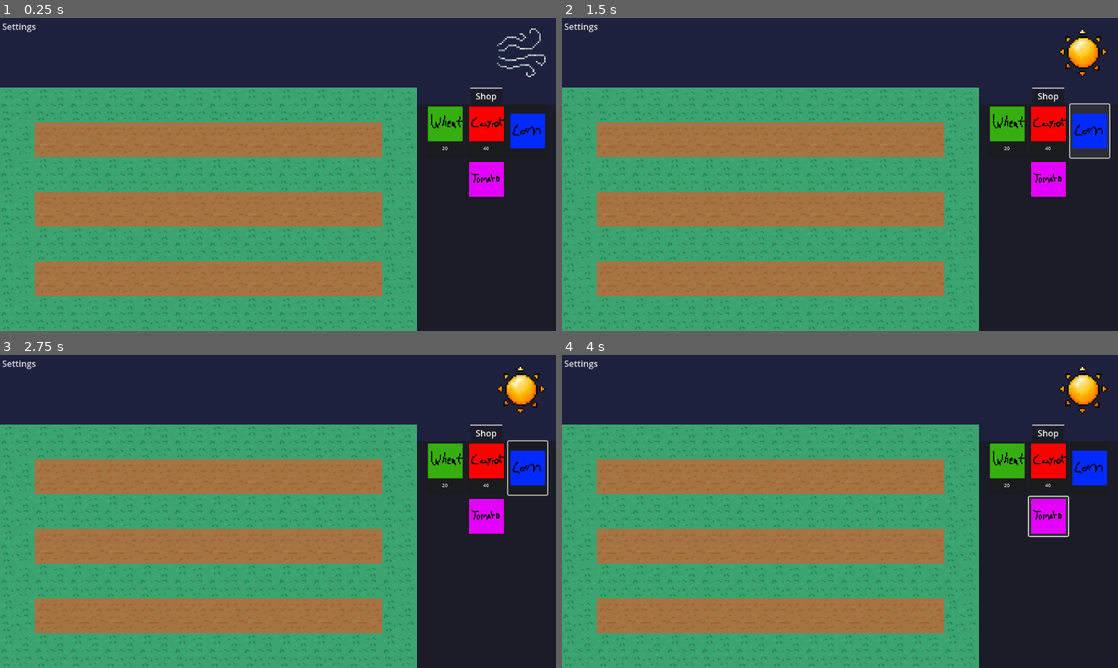
Above: before the commit, frames 1-4 (two rows, left to right).
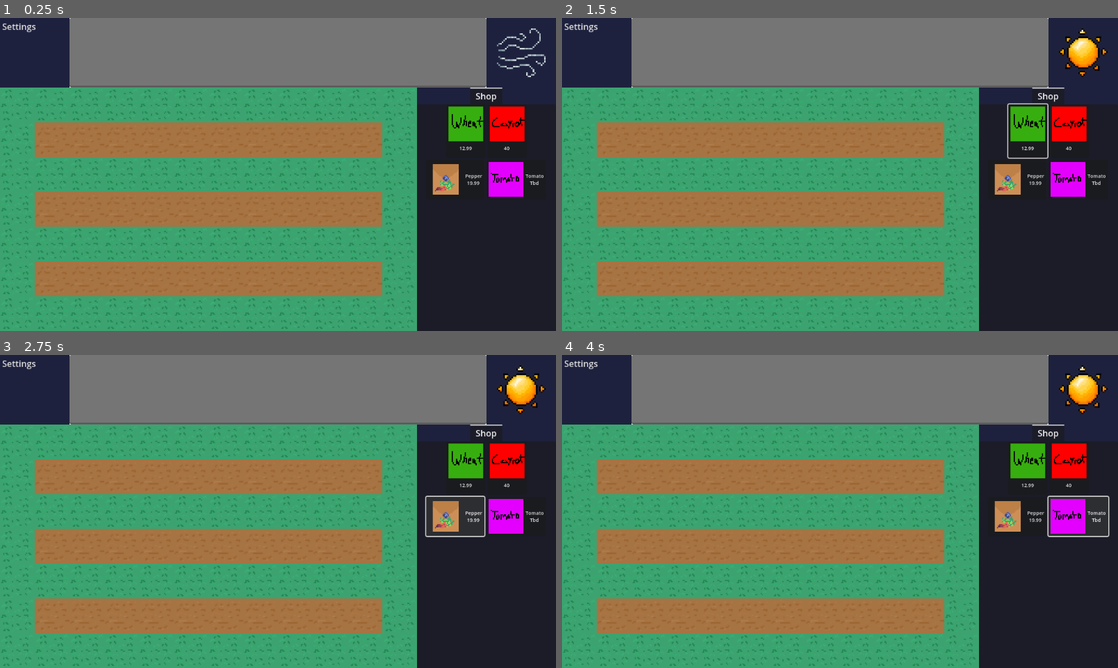
Above: after the commit, the same moments.

Repository: TalesOfXanthar/Wheather
Game: Godot game, scene res://scenes/main.tscn
Same seed, same stepped clock (60 frames per second), same inputs: the game is played once before the commit and once after it.
Inputs (mouse positions are in pixels of both pictures, inside the frame that each line leads up to; where the layout moved, square brackets give the same spot in the first picture):
- Up to frame 1 (0.25 s): no input
- Up to frame 2 (1.5 s): click "20" (after the commit: "12.99") at 0.5 s; click (1090, 130) at 1.27 s
- Up to frame 3 (2.75 s): click (455, 517) at 2 s, where only the run after the commit has a clickable "Pepper 19.99"
- Up to frame 4 (4 s): click "40" at 2.75 s; click (1079, 517) [1051, 517] at 3.5 s

The runs differ from the first frame. In frame 1, 20% of the frame differs, in the area x 12-99%, y 0-58%; in frame 2, 20%; in frame 3, 20%, in the area x 12-99%, y 0-59%; in frame 4, 20%.

Commit message:
Added Pepper Crop

Diff:
--- a/scenes/UI.tscn
+++ b/scenes/UI.tscn
@@ -4,9 +4,9 @@
 [ext_resource type="Theme" uid="uid://cjjnou2sqyo8x" path="res://Icon Font.tres" id="2_3wlde"]
 [ext_resource type="Texture2D" uid="uid://bmoaehn74ne2n" path="res://assets/placeholder_assets/wheat.png" id="2_ro3t7"]
 [ext_resource type="Texture2D" uid="uid://cmmif5vp3d5dg" path="res://assets/placeholder_assets/carrot.png" id="3_75u2n"]
-[ext_resource type="Texture2D" uid="uid://us1saam8jajh" path="res://assets/placeholder_assets/corn.png" id="4_3wlde"]
+[ext_resource type="Texture2D" uid="uid://b4b5qxbtwfa6l" path="res://assets/crops/icons/PepperSeedPacket.png" id="5_24e4x"]
 [ext_resource type="Texture2D" uid="uid://ckfqbjh3875mp" path="res://assets/placeholder_assets/tomato.png" id="5_xpksx"]
-[ext_resource type="Script" uid="uid://bgqh2hi77441b" path="res://scripts/settings.gd" id="7_xpksx"]
+[ext_resource type="Script" path="res://scripts/settings.gd" id="7_xpksx"]
 
 [node name="UI" type="Control"]
 layout_mode = 3
@@ -42,7 +42,7 @@
 [node name="Wheat Button" type="Button" parent="TabContainer/Shop"]
 layout_mode = 2
 theme = ExtResource("2_3wlde")
-text = "20"
+text = "12.99"
 icon = ExtResource("2_ro3t7")
 icon_alignment = 1
 vertical_icon_alignment = 0
@@ -55,12 +55,18 @@
 icon_alignment = 1
 vertical_icon_alignment = 0
 
-[node name="Corn Button" type="Button" parent="TabContainer/Shop"]
+[node name="Pepper Button" type="Button" parent="TabContainer/Shop"]
 layout_mode = 2
-icon = ExtResource("4_3wlde")
+theme = ExtResource("2_3wlde")
+text = "Pepper
+19.99"
+icon = ExtResource("5_24e4x")
 
 [node name="Tomato Button" type="Button" parent="TabContainer/Shop"]
 layout_mode = 2
+theme = ExtResource("2_3wlde")
+text = "Tomato
+Tbd"
 icon = ExtResource("5_xpksx")
 
 [node name="Settings" type="MenuButton" parent="."]
@@ -73,3 +79,4 @@
 
 [connection signal="gui_input" from="TabContainer/Shop/Wheat Button" to="." method="_on_wheat_button_gui_input"]
 [connection signal="gui_input" from="TabContainer/Shop/Carrot Button" to="." method="_on_carrot_button_gui_input"]
+[connection signal="gui_input" from="TabContainer/Shop/Pepper Button" to="." method="_on_pepper_button_gui_input"]
--- a/scenes/main.tscn
+++ b/scenes/main.tscn
@@ -8,6 +8,7 @@
 [ext_resource type="Texture2D" uid="uid://b8bpg6rl8dm7u" path="res://assets/tiles/Grass.png" id="5_choun"]
 [ext_resource type="PackedScene" uid="uid://t7r3fcl5f6bq" path="res://scenes/UI.tscn" id="5_tbgi4"]
 [ext_resource type="PackedScene" uid="uid://pv7y6o0xsaay" path="res://scenes/placeholder_crop.tscn" id="5_tefeu"]
+[ext_resource type="PackedScene" uid="uid://l7wwgajl05ey" path="res://text_box.tscn" id="9_85g3d"]
 
 [sub_resource type="TileSetAtlasSource" id="TileSetAtlasSource_kxvpd"]
 texture = ExtResource("1_ok1o8")
@@ -160,3 +161,5 @@
 
 [node name="CropC0" parent="CropScenes" instance=ExtResource("5_tefeu")]
 position = Vector2(672, 480)
+
+[node name="Control" parent="." instance=ExtResource("9_85g3d")]
--- a/scenes/placeholder_crop.tscn
+++ b/scenes/placeholder_crop.tscn
@@ -1,9 +1,13 @@
-[gd_scene load_steps=15 format=3 uid="uid://pv7y6o0xsaay"]
+[gd_scene load_steps=19 format=3 uid="uid://pv7y6o0xsaay"]
 
 [ext_resource type="Script" uid="uid://d4gr35n32udag" path="res://scripts/placeholder_crop.gd" id="1_pauwt"]
 [ext_resource type="Texture2D" uid="uid://bf2y6572yp06x" path="res://assets/crops/growth_stages/carrot_spritesheet.png" id="2_1iseo"]
 [ext_resource type="Texture2D" uid="uid://bvjbngnqj123j" path="res://assets/crops/growth_stages/wheat_spritesheet.png" id="2_o6suj"]
 [ext_resource type="Script" uid="uid://cwsqv66qn2idc" path="res://scripts/plant_dictionary.gd" id="3_5xma4"]
+[ext_resource type="Texture2D" uid="uid://dggk3882elnh8" path="res://assets/crops/growth_stages/PepperSeeds.png" id="3_lremn"]
+[ext_resource type="Texture2D" uid="uid://65jthle8yujj" path="res://assets/crops/growth_stages/PepperStageOne.png" id="4_yb480"]
+[ext_resource type="Texture2D" uid="uid://dw2tpnicdrag2" path="res://assets/crops/growth_stages/PepperStageTwo.png" id="5_mc21y"]
+[ext_resource type="Texture2D" uid="uid://bp583rv8w7fux" path="res://assets/crops/growth_stages/PepperStageThree.png" id="6_gsibh"]
 
 [sub_resource type="AtlasTexture" id="AtlasTexture_s6sgs"]
 atlas = ExtResource("2_1iseo")
@@ -66,6 +70,23 @@
 }, {
 "frames": [{
 "duration": 1.0,
+"texture": ExtResource("3_lremn")
+}, {
+"duration": 1.0,
+"texture": ExtResource("4_yb480")
+}, {
+"duration": 1.0,
+"texture": ExtResource("5_mc21y")
+}, {
+"duration": 1.0,
+"texture": ExtResource("6_gsibh")
+}],
+"loop": true,
+"name": &"Pepper",
+"speed": 5.0
+}, {
+"frames": [{
+"duration": 1.0,
 "texture": SubResource("AtlasTexture_0aunw")
 }, {
 "duration": 1.0,
@@ -91,7 +112,7 @@
 [node name="AnimatedSprite2D" type="AnimatedSprite2D" parent="."]
 position = Vector2(296, 568)
 sprite_frames = SubResource("SpriteFrames_apr6d")
-animation = &"Wheat"
+animation = &"Pepper"
 offset = Vector2(-296, -568)
 
 [node name="CropButton" type="Button" parent="AnimatedSprite2D"]
--- a/scripts/ui.gd
+++ b/scripts/ui.gd
@@ -15,3 +15,12 @@
 						GlobalTimeScript.cursorState = "Carrot"
 				MOUSE_BUTTON_RIGHT:
 					pass
+
+
+func _on_pepper_button_gui_input(event: InputEvent) -> void:
+	if event is InputEventMouseButton and event.pressed:
+			match event.button_index:
+				MOUSE_BUTTON_LEFT:
+						GlobalTimeScript.cursorState = "Pepper"
+				MOUSE_BUTTON_RIGHT:
+					pass
Binary file removed: assets/Crops/Icons/Pepper seeds.png
Binary file removed: assets/crops/PepperSeeds.png
Binary file removed: assets/crops/PepperStageOne.png
Binary file removed: assets/crops/PepperStageThree.png
Binary file removed: assets/crops/PepperStageTwo.png
Binary file added: assets/crops/growth_stages/PepperSeeds.png
Not shown, changed: assets/crops/growth_stages/PepperSeeds.png.import
Binary file added: assets/crops/growth_stages/PepperStageOne.png
Not shown, changed: assets/crops/growth_stages/PepperStageOne.png.import
Binary file added: assets/crops/growth_stages/PepperStageThree.png
Not shown, changed: assets/crops/growth_stages/PepperStageThree.png.import
Binary file added: assets/crops/growth_stages/PepperStageTwo.png
(and 4 more such lines)
